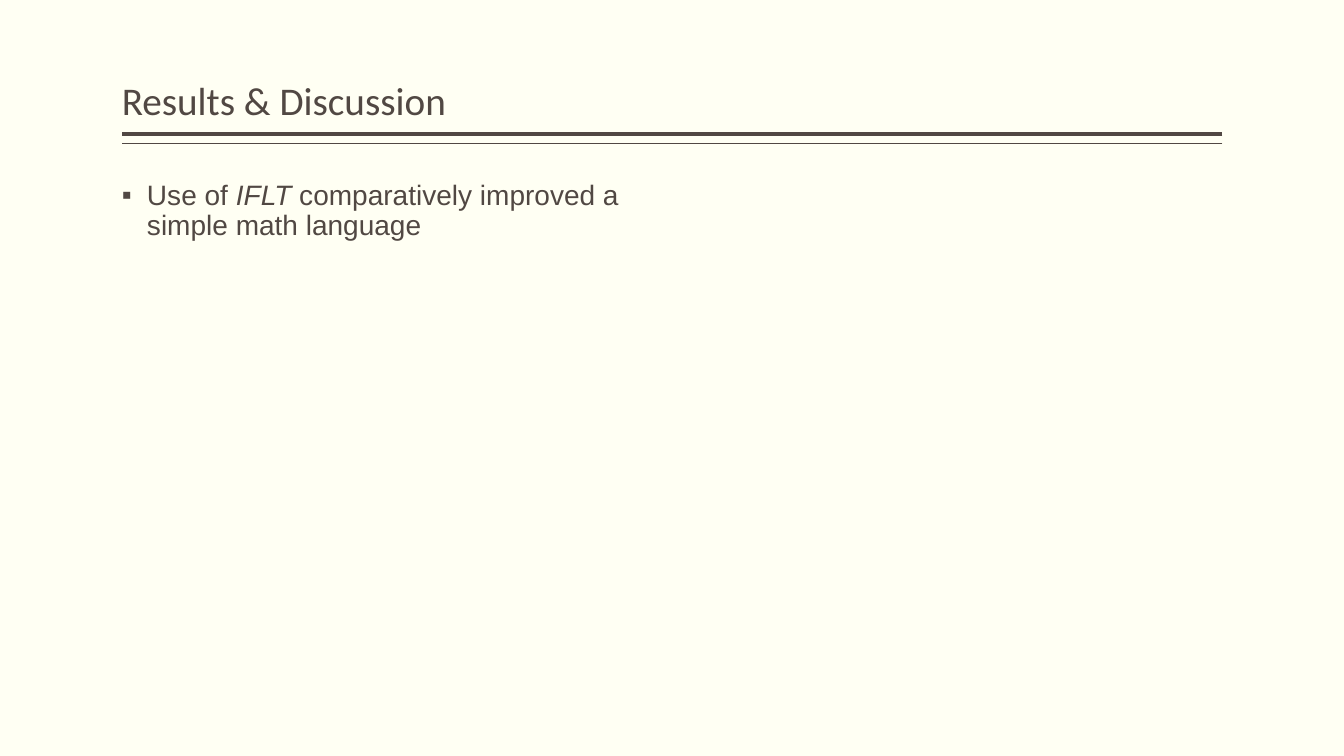
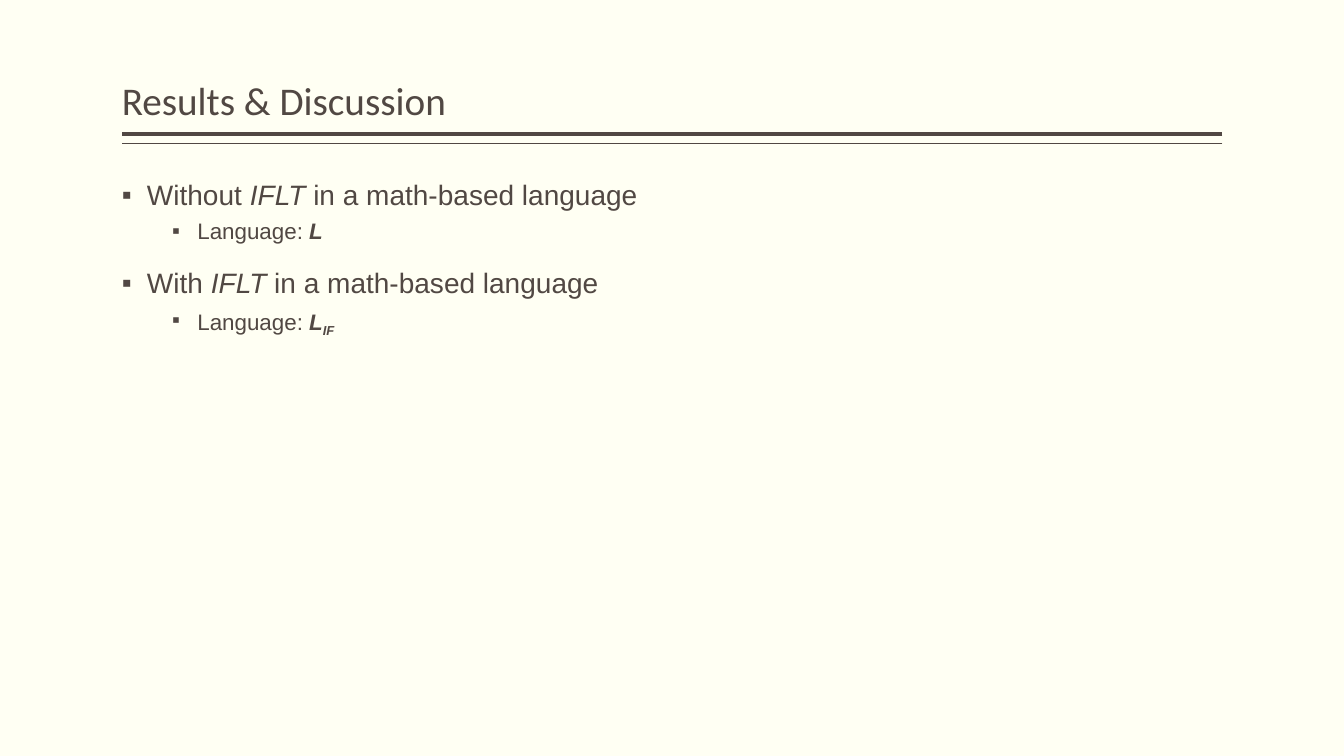
Before and after one commit to JamesEarle/GPP, a slide deck: slide 9 of GPP_Defense.pptx (slide 7 before the commit). Drawn at 1344x756 pixels with LibreOffice and Linux fonts; fonts in the diff are those of the drawing. Boxes give left, top, right and bottom in pixels: in the first picture for what was removed or moved away, otherwise in the second. Text is boxed around its words. In the diff, an @@ line names an element or a change of style, - is before the commit and + after.

```diff
--- a/GPP_Defense.pptx
+++ b/GPP_Defense.pptx
@@ text at (147, 184, 637, 335): text changed @@
-▪ Use of IFLT comparatively improved a simple math language
+▪ Without IFLT in a math-based language
+  ▪ Language: L
+▪ With IFLT in a math-based language
+  ▪ Language: LIF
```
Also in this commit, not shown: 1 other slide changed, 6 slides added, 7 slides removed, 4 other files.
